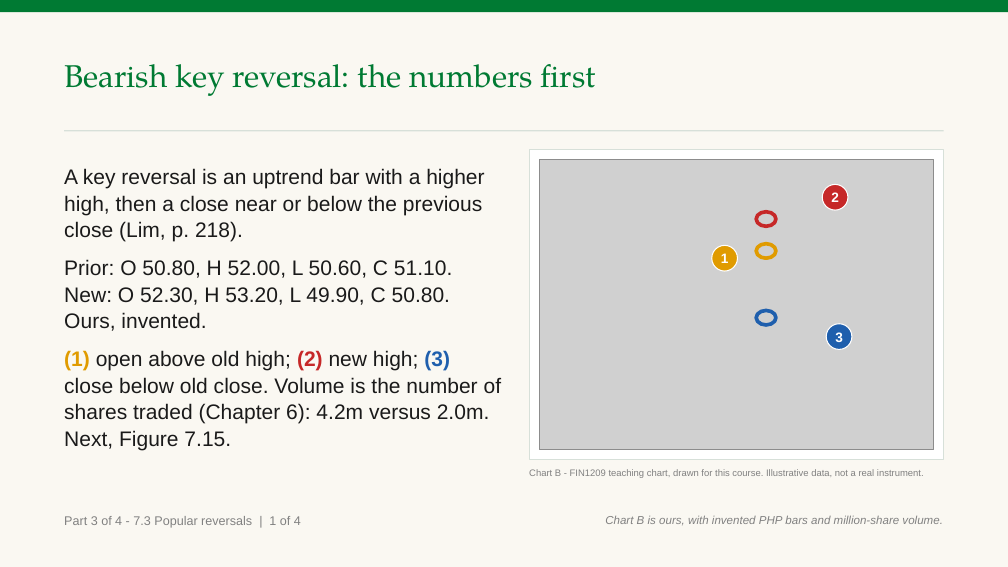
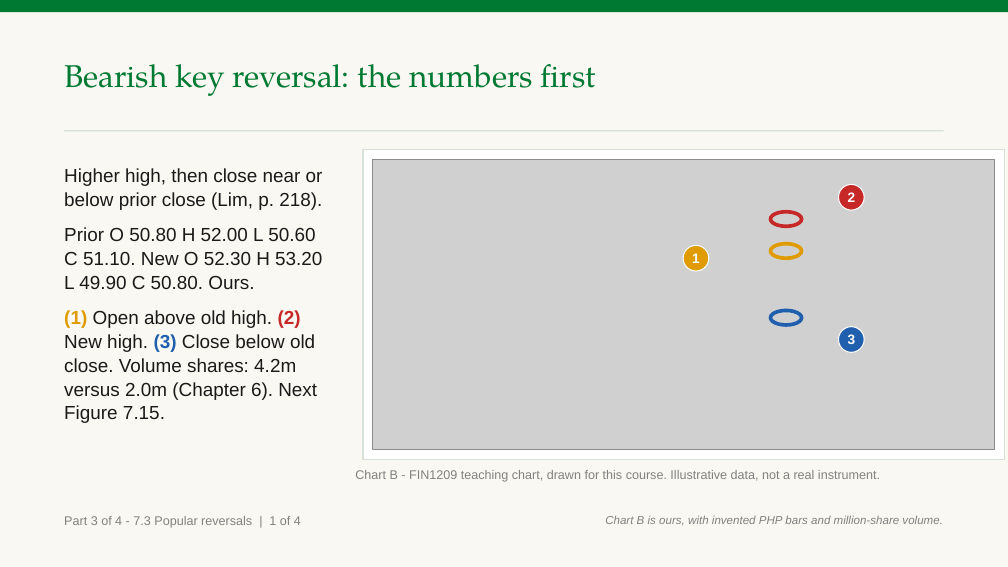
Before and after one commit to benjiesotelo-sudo/Telos_FIN1209, a slide deck: slide 7 of chapter-07/FIN1209-Chapter-07.pptx. Drawn at 1008x567 pixels with LibreOffice and Linux fonts; fonts in the diff are those of the drawing; grey boxes stand for pictures. Boxes give left, top, right and bottom in pixels: in the first picture for what was removed or moved away, otherwise in the second. Text is boxed around its words. In the diff, an @@ line names an element or a change of style, - is before the commit and + after.

Commit message:
Enlarge Chapter 7 sample charts

```diff
--- a/chapter-07/FIN1209-Chapter-07.pptx
+++ b/chapter-07/FIN1209-Chapter-07.pptx
@@ text at [64, 168, 323, 423]: text changed; size 20 to 18 pt @@
-A key reversal is an uptrend bar with a higher high, then a close near or below the previous close (Lim, p. 218).
-Prior: O 50.80, H 52.00, L 50.60, C 51.10. New: O 52.30, H 53.20, L 49.90, C 50.80. Ours, invented.
-(1) open above old high; (2) new high; (3) close below old close. Volume is the number of shares traded (Chapter 6): 4.2m versus 2.0m. Next, Figure 7.15.
+Higher high, then close near or below prior close (Lim, p. 218).
+Prior O 50.80 H 52.00 L 50.60 C 51.10. New O 52.30 H 53.20 L 49.90 C 50.80. Ours.
+(1) Open above old high. (2) New high. (3) Close below old close. Volume shares: 4.2m versus 2.0m (Chapter 6). Next Figure 7.15.
@@ rectangle: place and size @@
-rectangle at [529, 150, 944, 460]
+rectangle at [363, 150, 1004, 460]
@@ picture: place and size @@
-picture at [539, 160, 934, 450]
+picture at [373, 160, 994, 450]
@@ ellipse "2": place and size @@
-ellipse "2" at [823, 185, 848, 210]
+ellipse "2" at [839, 185, 864, 210]
@@ ellipse: place and size @@
-ellipse at [756, 212, 776, 226]
+ellipse at [771, 212, 802, 226]
@@ ellipse "1": place and size @@
-ellipse "1" at [712, 246, 737, 271]
+ellipse "1" at [684, 246, 709, 271]
@@ ellipse: place and size @@
-ellipse at [756, 243, 776, 258]
+ellipse at [771, 243, 802, 258]
@@ ellipse: place and size @@
-ellipse at [756, 311, 776, 325]
+ellipse at [771, 311, 802, 325]
@@ ellipse "3": place and size @@
-ellipse "3" at [827, 324, 852, 349]
+ellipse "3" at [839, 327, 864, 352]
@@ text "Chart B - FIN1209 teaching ...": place and size @@
-text "Chart B - FIN1209 teaching ..." at [529, 469, 924, 478]
+text "Chart B - FIN1209 teaching ..." at [355, 470, 880, 482]
@@ text "Chart B - FIN1209 teaching ..." at [355, 470, 880, 482]: size 9 to 12 pt @@
```
Also in this commit, not shown: 1 other slide changed, 3 other files.
